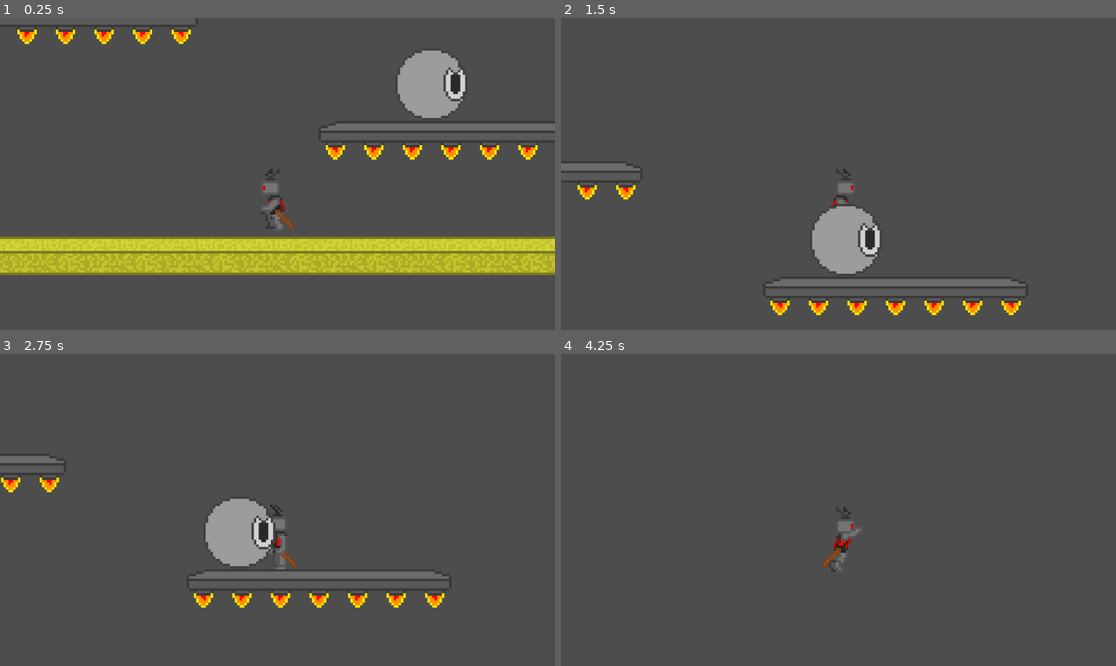
Above: before the commit, frames 1-4 (two rows, left to right).
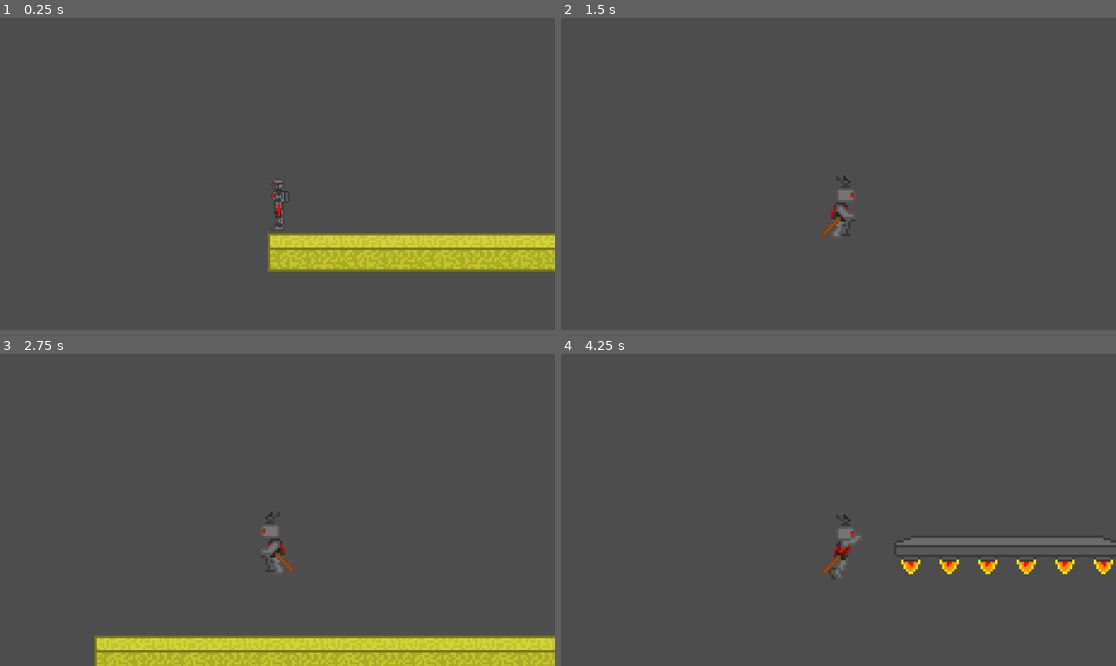
Above: after the commit, the same moments.

Repository: niikpitman-wq/Gollum-Gladiators
Game: Godot game, scene res://Scene/node_2d.tscn
The game is run twice, just before and just after one commit, with the same random seed, the same clock (stepped at 60 frames per second) and the same inputs.
Inputs:
- Up to frame 1 (0.25 s): no input
- Up to frame 2 (1.5 s): tap Enter (ui_accept) at 0.5, 0.77 s; hold Right (ui_right) from 0.53 s (still down)
- Up to frame 3 (2.75 s): tap Enter (ui_accept) at 1.52 s; release Right (ui_right) at 2.03 s; hold Left (ui_left) from 2.03 s (still down)
- Up to frame 4 (4.25 s): release Left (ui_left) at 2.78 s; hold Right (ui_right) from 2.78 s (still down); tap Enter (ui_accept) at 3.02, 3.77 s

The runs differ from the first frame. In frame 1, 14% of the frame differs, in the area x 0-100%, y 3-83%; in frame 2, 4.4%; in frame 3, 13%; in frame 4, 1.9%.

Commit message:
enemy movment and death

Diff:
--- a/the-gollum-gladiator/Prefabs/character_body_2d.tscn
+++ b/the-gollum-gladiator/Prefabs/character_body_2d.tscn
@@ -1,71 +1,9 @@
 [gd_scene format=3 uid="uid://bhcofg7cs1kx5"]
 
 [ext_resource type="Script" uid="uid://c8dsfn14aj6wo" path="res://Scripts/character_body_2d.gd" id="1_5fi80"]
-[ext_resource type="Texture2D" uid="uid://dymrp7cky8vvb" path="res://Sprites/Robot Sprite/switching mode Red Robot.png" id="2_vpgth"]
 [ext_resource type="Texture2D" uid="uid://ciid7ge01jl1y" path="res://Sprites/Robot Sprite/Double Jump Red Robot (1).png" id="3_6d4yr"]
 [ext_resource type="Texture2D" uid="uid://b7rd3p6q2l287" path="res://Sprites/Robot Sprite/Jump Red Robot.png" id="4_vikhh"]
-[ext_resource type="Texture2D" uid="uid://b0fchglk4clys" path="res://Sprites/Robot Sprite/Idel Red Robot.png" id="5_jwpgu"]
-[ext_resource type="Texture2D" uid="uid://da028xvqq5ei5" path="res://Sprites/Robot Sprite/Run Red Robot.png" id="6_drdec"]
-
-[sub_resource type="AtlasTexture" id="AtlasTexture_op24p"]
-atlas = ExtResource("2_vpgth")
-region = Rect2(0, 0, 500, 320)
-
-[sub_resource type="AtlasTexture" id="AtlasTexture_p2l5e"]
-atlas = ExtResource("2_vpgth")
-region = Rect2(500, 0, 500, 320)
-
-[sub_resource type="AtlasTexture" id="AtlasTexture_4qn2c"]
-atlas = ExtResource("2_vpgth")
-region = Rect2(1000, 0, 500, 320)
-
-[sub_resource type="AtlasTexture" id="AtlasTexture_cjhdi"]
-atlas = ExtResource("2_vpgth")
-region = Rect2(0, 320, 500, 320)
-
-[sub_resource type="AtlasTexture" id="AtlasTexture_eufn3"]
-atlas = ExtResource("2_vpgth")
-region = Rect2(500, 320, 500, 320)
-
-[sub_resource type="AtlasTexture" id="AtlasTexture_cd8bm"]
-atlas = ExtResource("2_vpgth")
-region = Rect2(1000, 320, 500, 320)
-
-[sub_resource type="AtlasTexture" id="AtlasTexture_rd0ta"]
-atlas = ExtResource("2_vpgth")
-region = Rect2(0, 640, 500, 320)
-
-[sub_resource type="AtlasTexture" id="AtlasTexture_77btt"]
-atlas = ExtResource("2_vpgth")
-region = Rect2(500, 640, 500, 320)
-
-[sub_resource type="AtlasTexture" id="AtlasTexture_gn1ci"]
-atlas = ExtResource("2_vpgth")
-region = Rect2(1000, 640, 500, 320)
-
-[sub_resource type="AtlasTexture" id="AtlasTexture_4asif"]
-atlas = ExtResource("2_vpgth")
-region = Rect2(0, 960, 500, 320)
-
-[sub_resource type="AtlasTexture" id="AtlasTexture_xa2f3"]
-atlas = ExtResource("2_vpgth")
-region = Rect2(500, 960, 500, 320)
-
-[sub_resource type="AtlasTexture" id="AtlasTexture_b4pas"]
-atlas = ExtResource("2_vpgth")
-region = Rect2(1000, 960, 500, 320)
-
-[sub_resource type="AtlasTexture" id="AtlasTexture_ub8w0"]
-atlas = ExtResource("2_vpgth")
-region = Rect2(0, 1280, 500, 320)
-
-[sub_resource type="AtlasTexture" id="AtlasTexture_rqitt"]
-atlas = ExtResource("2_vpgth")
-region = Rect2(500, 1280, 500, 320)
-
-[sub_resource type="AtlasTexture" id="AtlasTexture_yyoe5"]
-atlas = ExtResource("2_vpgth")
-region = Rect2(1000, 1280, 500, 320)
+[ext_resource type="Texture2D" uid="uid://oit2dltxjm4v" path="res://Sprites/Robot Sprite/Red Robot Parts.png" id="5_le1yr"]
 
 [sub_resource type="AtlasTexture" id="AtlasTexture_blrne"]
 atlas = ExtResource("3_6d4yr")
@@ -83,21 +21,17 @@
 atlas = ExtResource("4_vikhh")
 region = Rect2(0, 320, 320, 320)
 
-[sub_resource type="AtlasTexture" id="AtlasTexture_rj586"]
-atlas = ExtResource("5_jwpgu")
-region = Rect2(0, 0, 320, 320)
+[sub_resource type="AtlasTexture" id="AtlasTexture_5fi80"]
+atlas = ExtResource("5_le1yr")
+region = Rect2(0, 0, 352, 352)
 
-[sub_resource type="AtlasTexture" id="AtlasTexture_4d7sh"]
-atlas = ExtResource("5_jwpgu")
-region = Rect2(320, 0, 320, 320)
+[sub_resource type="AtlasTexture" id="AtlasTexture_vpgth"]
+atlas = ExtResource("5_le1yr")
+region = Rect2(352, 0, 352, 352)
 
-[sub_resource type="AtlasTexture" id="AtlasTexture_ir8iy"]
-atlas = ExtResource("5_jwpgu")
-region = Rect2(0, 0, 320, 320)
-
-[sub_resource type="AtlasTexture" id="AtlasTexture_hqns4"]
-atlas = ExtResource("5_jwpgu")
-region = Rect2(0, 320, 320, 320)
+[sub_resource type="AtlasTexture" id="AtlasTexture_6d4yr"]
+atlas = ExtResource("5_le1yr")
+region = Rect2(704, 0, 352, 352)
 
 [sub_resource type="AtlasTexture" id="AtlasTexture_x0ka3"]
 atlas = ExtResource("4_vikhh")
@@ -111,88 +45,43 @@
 atlas = ExtResource("4_vikhh")
 region = Rect2(0, 320, 320, 320)
 
-[sub_resource type="AtlasTexture" id="AtlasTexture_ta5nu"]
-atlas = ExtResource("6_drdec")
-region = Rect2(0, 0, 320, 320)
+[sub_resource type="AtlasTexture" id="AtlasTexture_vikhh"]
+atlas = ExtResource("5_le1yr")
+region = Rect2(0, 352, 352, 352)
 
-[sub_resource type="AtlasTexture" id="AtlasTexture_flf07"]
-atlas = ExtResource("6_drdec")
-region = Rect2(320, 0, 320, 320)
+[sub_resource type="AtlasTexture" id="AtlasTexture_jwpgu"]
+atlas = ExtResource("5_le1yr")
+region = Rect2(352, 352, 352, 352)
 
-[sub_resource type="AtlasTexture" id="AtlasTexture_k73cj"]
-atlas = ExtResource("6_drdec")
-region = Rect2(640, 0, 320, 320)
+[sub_resource type="AtlasTexture" id="AtlasTexture_drdec"]
+atlas = ExtResource("5_le1yr")
+region = Rect2(704, 352, 352, 352)
 
-[sub_resource type="AtlasTexture" id="AtlasTexture_rjqkl"]
-atlas = ExtResource("6_drdec")
-region = Rect2(0, 320, 320, 320)
+[sub_resource type="AtlasTexture" id="AtlasTexture_ot3lh"]
+atlas = ExtResource("5_le1yr")
+region = Rect2(0, 704, 352, 352)
 
-[sub_resource type="AtlasTexture" id="AtlasTexture_fs4d3"]
-atlas = ExtResource("6_drdec")
-region = Rect2(320, 320, 320, 320)
+[sub_resource type="AtlasTexture" id="AtlasTexture_oxkj3"]
+atlas = ExtResource("5_le1yr")
+region = Rect2(352, 704, 352, 352)
 
-[sub_resource type="AtlasTexture" id="AtlasTexture_7vxoj"]
-atlas = ExtResource("6_drdec")
-region = Rect2(640, 320, 320, 320)
+[sub_resource type="AtlasTexture" id="AtlasTexture_mlr7c"]
+atlas = ExtResource("5_le1yr")
+region = Rect2(704, 704, 352, 352)
 
-[sub_resource type="AtlasTexture" id="AtlasTexture_ei405"]
-atlas = ExtResource("6_drdec")
-region = Rect2(0, 640, 320, 320)
+[sub_resource type="AtlasTexture" id="AtlasTexture_p205q"]
+atlas = ExtResource("5_le1yr")
+region = Rect2(0, 1056, 352, 352)
 
-[sub_resource type="AtlasTexture" id="AtlasTexture_e8dv2"]
-atlas = ExtResource("6_drdec")
-region = Rect2(320, 640, 320, 320)
+[sub_resource type="AtlasTexture" id="AtlasTexture_3jc30"]
+atlas = ExtResource("5_le1yr")
+region = Rect2(352, 1056, 352, 352)
 
 [sub_resource type="SpriteFrames" id="SpriteFrames_2nhjh"]
 animations = [{
-"frames": [{
-"duration": 1.0,
-"texture": SubResource("AtlasTexture_op24p")
-}, {
-"duration": 0.5,
-"texture": SubResource("AtlasTexture_p2l5e")
-}, {
-"duration": 1.0,
-"texture": SubResource("AtlasTexture_4qn2c")
-}, {
-"duration": 1.0,
-"texture": SubResource("AtlasTexture_cjhdi")
-}, {
-"duration": 0.5,
-"texture": SubResource("AtlasTexture_eufn3")
-}, {
-"duration": 1.0,
-"texture": SubResource("AtlasTexture_cd8bm")
-}, {
-"duration": 2.0,
-"texture": SubResource("AtlasTexture_rd0ta")
-}, {
-"duration": 0.5,
-"texture": SubResource("AtlasTexture_77btt")
-}, {
-"duration": 0.5,
-"texture": SubResource("AtlasTexture_gn1ci")
-}, {
-"duration": 2.0,
-"texture": SubResource("AtlasTexture_4asif")
-}, {
-"duration": 0.5,
-"texture": SubResource("AtlasTexture_xa2f3")
-}, {
-"duration": 0.5,
-"texture": SubResource("AtlasTexture_b4pas")
-}, {
-"duration": 1.0,
-"texture": SubResource("AtlasTexture_ub8w0")
-}, {
-"duration": 1.0,
-"texture": SubResource("AtlasTexture_rqitt")
-}, {
-"duration": 1.0,
-"texture": SubResource("AtlasTexture_yyoe5")
-}],
+"frames": [],
 "loop": false,
-"name": &"attack_mode",
+"name": &"attack",
 "speed": 8.0
 }, {
 "frames": [{
@@ -213,17 +102,14 @@
 "speed": 4.0
 }, {
 "frames": [{
-"duration": 1.5,
-"texture": SubResource("AtlasTexture_rj586")
-}, {
-"duration": 4.0,
-"texture": SubResource("AtlasTexture_4d7sh")
-}, {
-"duration": 1.5,
-"texture": SubResource("AtlasTexture_ir8iy")
+"duration": 1.0,
+"texture": SubResource("AtlasTexture_5fi80")
 }, {
 "duration": 1.0,
-"texture": SubResource("AtlasTexture_hqns4")
+"texture": SubResource("AtlasTexture_vpgth")
+}, {
+"duration": 1.0,
+"texture": SubResource("AtlasTexture_6d4yr")
 }],
 "loop": true,
 "name": &"idel",
@@ -245,28 +131,28 @@
 }, {
 "frames": [{
 "duration": 1.0,
-"texture": SubResource("AtlasTexture_ta5nu")
+"texture": SubResource("AtlasTexture_vikhh")
+}, {
+"duration": 0.7,
+"texture": SubResource("AtlasTexture_jwpgu")
+}, {
+"duration": 0.6,
+"texture": SubResource("AtlasTexture_drdec")
+}, {
+"duration": 0.5,
+"texture": SubResource("AtlasTexture_ot3lh")
 }, {
 "duration": 1.0,
-"texture": SubResource("AtlasTexture_flf07")
+"texture": SubResource("AtlasTexture_oxkj3")
 }, {
-"duration": 1.0,
-"texture": SubResource("AtlasTexture_k73cj")
+"duration": 0.7,
+"texture": SubResource("AtlasTexture_mlr7c")
 }, {
-"duration": 1.0,
-"texture": SubResource("AtlasTexture_rjqkl")
+"duration": 0.6,
+"texture": SubResource("AtlasTexture_p205q")
 }, {
-"duration": 1.0,
-"texture": SubResource("AtlasTexture_fs4d3")
-}, {
-"duration": 1.0,
-"texture": SubResource("AtlasTexture_7vxoj")
-}, {
-"duration": 1.0,
-"texture": SubResource("AtlasTexture_ei405")
-}, {
-"duration": 1.0,
-"texture": SubResource("AtlasTexture_e8dv2")
+"duration": 0.5,
+"texture": SubResource("AtlasTexture_3jc30")
 }],
 "loop": true,
 "name": &"run",
@@ -276,12 +162,13 @@
 [sub_resource type="RectangleShape2D" id="RectangleShape2D_bjha6"]
 size = Vector2(73, 234.5)
 
-[node name="player" type="CharacterBody2D" unique_id=1683201909]
+[node name="Player" type="CharacterBody2D" unique_id=1683201909]
 script = ExtResource("1_5fi80")
 
 [node name="AnimatedSprite2D" type="AnimatedSprite2D" parent="." unique_id=1120575429]
+position = Vector2(0, 30)
 sprite_frames = SubResource("SpriteFrames_2nhjh")
-animation = &"double_jump"
+animation = &"jump"
 autoplay = "run"
 flip_h = true
 
--- a/the-gollum-gladiator/Prefabs/roll_enemy.tscn
+++ b/the-gollum-gladiator/Prefabs/roll_enemy.tscn
@@ -3,9 +3,7 @@
 [ext_resource type="Script" uid="uid://jya07q87f83q" path="res://Scripts/roll_enemy.gd" id="1_i3gjp"]
 [ext_resource type="Texture2D" uid="uid://bpgjkom4ttvvh" path="res://Sprites/Robot Sprite/Idle enemy robot.png" id="2_fxfew"]
 [ext_resource type="Texture2D" uid="uid://bfroveu0kbi3x" path="res://Sprites/Robot Sprite/rolling enemy robot.png" id="3_5bw57"]
-
-[sub_resource type="RectangleShape2D" id="RectangleShape2D_i3gjp"]
-size = Vector2(240, 16)
+[ext_resource type="Script" uid="uid://bhpxeqssy0ptr" path="res://Scripts/area_2d.gd" id="4_fxfew"]
 
 [sub_resource type="AtlasTexture" id="AtlasTexture_3yqyl"]
 atlas = ExtResource("2_fxfew")
@@ -73,34 +71,34 @@
 }],
 "loop": true,
 "name": &"enemy_walk",
-"speed": 5.0
+"speed": 24.0
 }]
 
 [sub_resource type="CircleShape2D" id="CircleShape2D_hb8ge"]
 radius = 152.0
 
+[sub_resource type="RectangleShape2D" id="RectangleShape2D_i3gjp"]
+size = Vector2(0, 0)
+
 [node name="roll_enemy" type="CharacterBody2D" unique_id=1270026084]
 script = ExtResource("1_i3gjp")
 
-[node name="CollisionShape2D" type="CollisionShape2D" parent="." unique_id=1234896693]
-position = Vector2(0, 144)
-shape = SubResource("RectangleShape2D_i3gjp")
-
 [node name="AnimatedSprite2D" type="AnimatedSprite2D" parent="." unique_id=472419230]
 sprite_frames = SubResource("SpriteFrames_3yqyl")
-animation = &"enemy_idle"
-autoplay = "enemy_idle"
-frame_progress = 0.62722147
-
-[node name="rightray" type="RayCast2D" parent="." unique_id=1547797725]
-position = Vector2(128, 64)
-target_position = Vector2(0, 128)
-
-[node name="Leftray" type="RayCast2D" parent="." unique_id=1455699311]
-position = Vector2(-128, 64)
-target_position = Vector2(0, 128)
+animation = &"enemy_walk"
+autoplay = "enemy_walk"
 
 [node name="Area2D" type="Area2D" parent="." unique_id=359429909]
+script = ExtResource("4_fxfew")
 
 [node name="CollisionShape2D" type="CollisionShape2D" parent="Area2D" unique_id=1766616006]
 shape = SubResource("CircleShape2D_hb8ge")
+
+[node name="edge_ray" type="RayCast2D" parent="." unique_id=1455699311]
+position = Vector2(-96, 64)
+scale = Vector2(10, 10)
+target_position = Vector2(0, 19.199999)
+
+[node name="CollisionShape2D" type="CollisionShape2D" parent="." unique_id=472353113]
+position = Vector2(0, 152)
+shape = SubResource("RectangleShape2D_i3gjp")
--- a/the-gollum-gladiator/Scene/node_2d.tscn
+++ b/the-gollum-gladiator/Scene/node_2d.tscn
@@ -30,6 +30,7 @@
 [node name="level 1" type="Node2D" unique_id=811445578]
 
 [node name="player" parent="." unique_id=1683201909 instance=ExtResource("1_vtyw1")]
+position = Vector2(-3480, 40)
 
 [node name="TileMap" type="TileMap" parent="." unique_id=1685602300]
 tile_set = SubResource("TileSet_3opw3")
--- /dev/null
+++ b/the-gollum-gladiator/Scripts/area_2d.gd
@@ -0,0 +1,4 @@
+extends Area2D
+
+func _on_area_2d_body_entered(body: Node2D) -> void:
+	print("ouch")
--- a/the-gollum-gladiator/Scripts/character_body_2d.gd
+++ b/the-gollum-gladiator/Scripts/character_body_2d.gd
@@ -1,10 +1,13 @@
+
 extends CharacterBody2D
+
 
 @onready var animation : AnimatedSprite2D = $AnimatedSprite2D
 
 const SPEED = 900.0
-const JUMP_VELOCITY = -955.0
+const JUMP_VELOCITY = -980.0
 var jump_count = 0
+var star_position = Vector2(-3480.0,40.0)
 
 func _physics_process(delta: float) -> void:
 	# Add the gravity.
@@ -23,20 +26,19 @@
 		animation.play("double_jump")
 
 	# Get the input direction and handle the movement/deceleration.
-	# As good practice, you should replace UI actions with custom gameplay actions.
 	var direction := Input.get_axis("ui_left", "ui_right")
 	if direction:
 		velocity.x = direction * SPEED
-	# direction able
 		if direction < 0:
 			animation.flip_h = true
 		elif direction > 0:
 			animation.flip_h = false
 	else:
 		velocity.x = move_toward(velocity.x, 0, SPEED)
+
 	move_and_slide()
+
 	if is_on_floor():
-
 		if abs(velocity.x) > 0.1:
 			animation.play("run")
 		else:
@@ -44,3 +46,8 @@
 	else:
 		if animation.animation != "double_jump" or not animation.is_playing():
 			animation.play("jump")
+
+# --- ADDED DEATH FUNCTION BELOW ---
+func die() -> void:
+	print("Player was killed!")
+	get_tree().reload_current_scene()
--- a/the-gollum-gladiator/Scripts/roll_enemy.gd
+++ b/the-gollum-gladiator/Scripts/roll_enemy.gd
@@ -1,32 +1,44 @@
 extends CharacterBody2D
+@onready var animation : AnimatedSprite2D = $AnimatedSprite2D
 
-
-const SPEED = 100.0
+const SPEED = 500.0
 var direction = -1
 
 var gravity = ProjectSettings.get_setting("physics/2d/default_gravity")
 
-# Using @export lets you assign these directly in the inspector if paths break
-@export var left_ray: RayCast2D
-@export var right_ray: RayCast2D
+# Only one raycast is needed
+@export var edge_ray: RayCast2D
+@export var sprite: Sprite2D # Drag your Sprite2D here to handle visuals
 
 func _ready() -> void:
-	# Fallback: if you didn't manually assign them in the inspector, try to find them by path
-	if not left_ray:
-		left_ray = $leftray
-	if not right_ray:
-		right_ray = $rightray
+	if not edge_ray:
+		edge_ray = $edge_ray # Make sure this matches your scene tree node name
 
 func _physics_process(delta: float) -> void:
+	# Add gravity
 	if not is_on_floor():
 		velocity.y += gravity * delta
 
+	# Patrol and edge checking
 	if is_on_floor():
-		# Turn around if a raycast stops colliding with the platform
-		if direction == -1 and left_ray and not left_ray.is_colliding():
-			direction = 1
-		elif direction == 1 and right_ray and not right_ray.is_colliding():
-			direction = -1
+		# If the raycast stops hitting the floor, turn around
+		if edge_ray and not edge_ray.is_colliding():
+			direction = -direction # Inverts the direction (-1 becomes 1, 1 becomes -1)
+			flip_enemy()
+		if direction < 0:
+			animation.flip_h = true
+		elif direction > 0:
+			animation.flip_h = false
+
 
 	velocity.x = direction * SPEED
 	move_and_slide()
+
+func flip_enemy() -> void:
+	# Flip the visual sprite
+	if sprite:
+		sprite.flip_h = (direction == 1)
+
+	# Flip the position of the raycast so it looks ahead in the new direction
+	if edge_ray:
+		edge_ray.position.x = abs(edge_ray.position.x) * direction
Not shown, added: the-gollum-gladiator/Scripts/area_2d.gd.uid
Binary file added: the-gollum-gladiator/Sprites/Robot Sprite/Red Robot Parts.png
Not shown, added: the-gollum-gladiator/Sprites/Robot Sprite/Red Robot Parts.png.import
